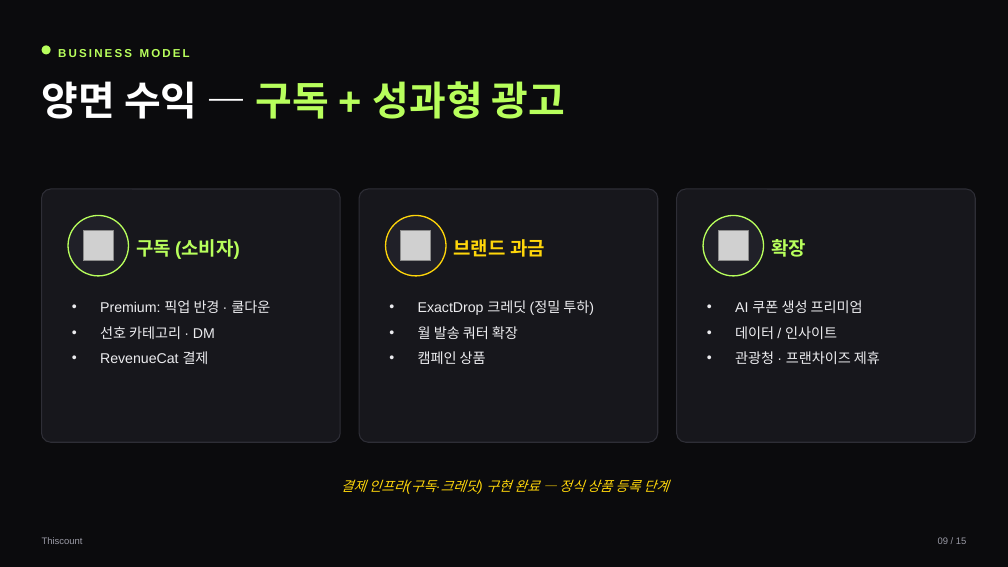
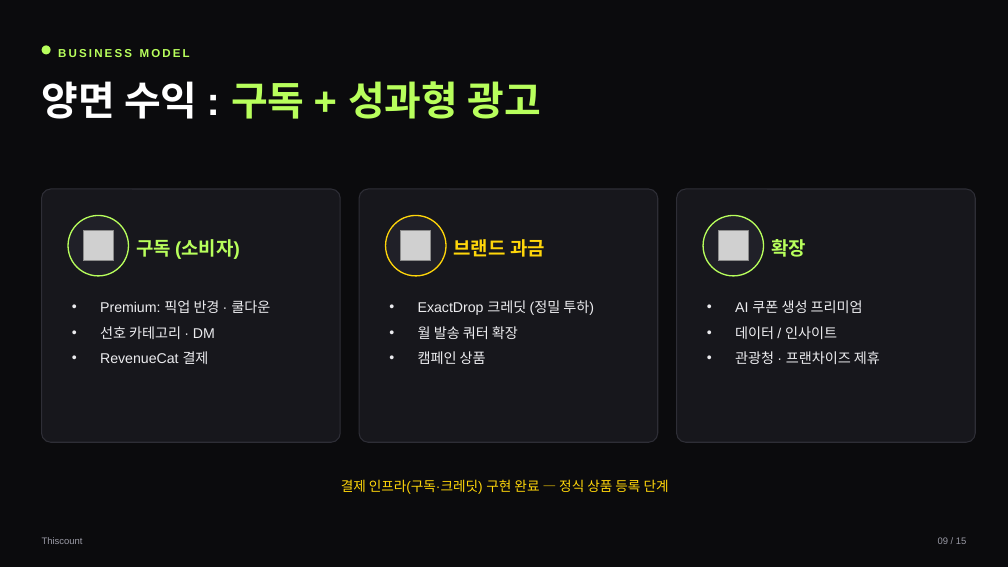
Before and after one commit to shimyup/thiscount, a slide deck: slide 9 of docs/ir_deck_build/Thiscount_IR_Deck_KO.pptx. Drawn at 1008x567 pixels with LibreOffice and Linux fonts; fonts in the diff are those of the drawing; grey boxes stand for pictures. Boxes give left, top, right and bottom in pixels: in the first picture for what was removed or moved away, otherwise in the second. Text is boxed around its words. In the diff, an @@ line names an element or a change of style, - is before the commit and + after.

```diff
--- a/docs/ir_deck_build/Thiscount_IR_Deck_KO.pptx
+++ b/docs/ir_deck_build/Thiscount_IR_Deck_KO.pptx
@@ text at box(42, 81, 540, 119): text changed @@
-양면 수익 — 구독 + 성과형 광고
+양면 수익 : 구독 + 성과형 광고
@@ text "결제 인프라(구독·크레딧) 구현 완료 — ..." at box(341, 479, 669, 494): italic off @@
```
Also in this commit, not shown: 7 other slides changed, 19 other files.
